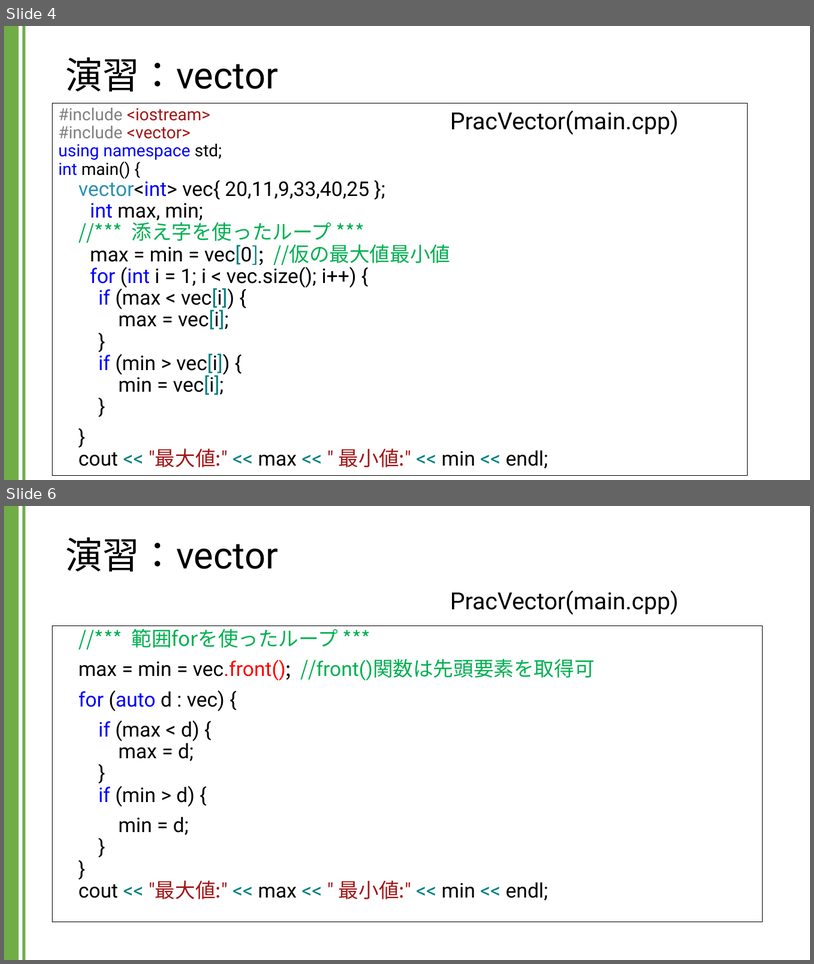
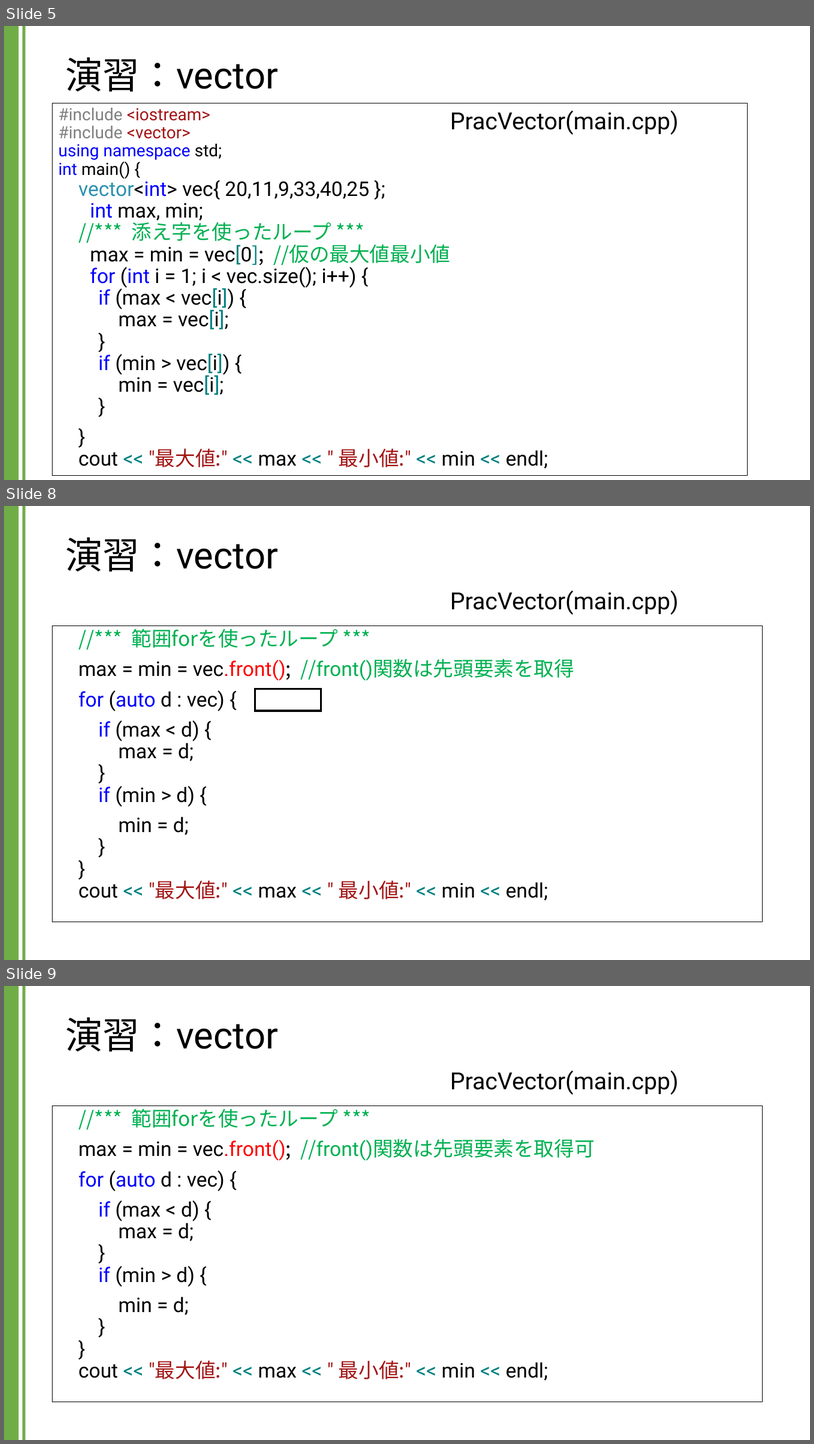
Before and after one commit to kic-murata/cpp2024, a slide deck: 授業資料/演習課題：vector.pptx. Shown one above the other, each under a label of ours: slides 4 and 6 before the commit, slides 5, 8 and 9 after it; the slides between them are not shown. The pictures are 814x964 and 814x1444 pixels, drawn with LibreOffice and Linux fonts; fonts in the diff are those of the drawing. Boxes give left, top, right and bottom in pixels: in the first picture for what was removed or moved away, otherwise in the second. Text is boxed around its words. In the diff, an @@ line names an element or a change of style, - is before the commit and + after.

```diff
--- a/授業資料/演習課題：vector.pptx
+++ b/授業資料/演習課題：vector.pptx
@@ slide 8 added at box(4, 506, 810, 960), background #FFFFFF; not listed: 2 template elements that a slide beside it also shows @@
@@ title added at box(65, 537, 278, 571), 44 pt, text #000000 @@
+演習：vector
@@ text added at box(450, 590, 679, 615), 28 pt, text #000000 @@
+PracVector(main.cpp)
@@ text added at box(53, 626, 762, 922), fill #FFFFFF, outline #000000 0.75 pt, 24 pt, text #000000 @@
+//*** 範囲forを使ったループ ***
+max = min = vec.front(); //front()関数は先頭要素を取得
+for (auto d : vec) {
+if (max < d) {
+max = d;
+}
+if (min > d) {
+min = d;
+}
+}
+cout << "最大値:" << max << " 最小値:" << min << endl;
@@ rectangle added at box(255, 688, 321, 711), fill #FFFFFF, outline #000000 2.25 pt @@
@@ what was slide 4 is now slide 5 @@
@@ what was slide 6 is now slide 9 @@
```
Also in this commit, not shown: 12 slides changed, 2 other slides added.
